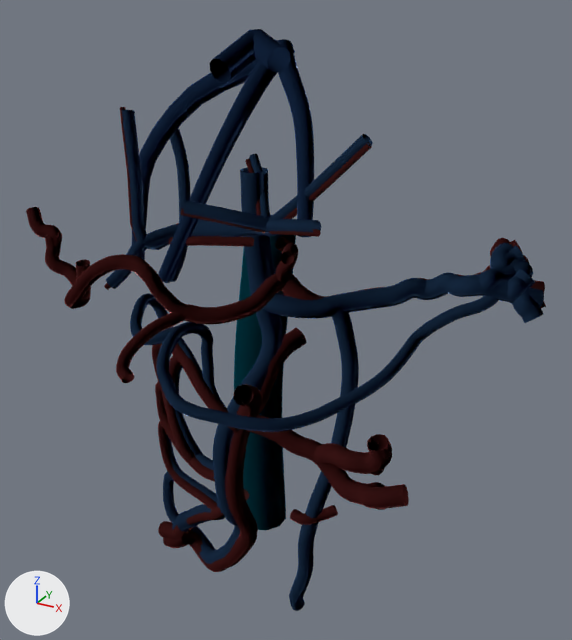
Renders of the glTF model assets/models/HepaticVessels.glb from each side of a commit.
Before and after are seen from a 50 mm lens placed at (15.0, -29.1, 126.9), pointed at (0.1, -2.0, 113.3). The axes (+X, +Y, +Z) are drawn at lower left. The lights are the same throughout. The older version comes first.

The scene before the commit, as lines of its bpy script (objects in view):
```python
ob_hepatic_veins = bpy.data.objects.new('Hepatic veins', me_hepatic_veins)
ob_hepatic_veins.location = (0.0, 0.0, 0.0)
ob_hepatic_veins_spline_2 = bpy.data.objects.new('Hepatic veins_spline_2', me_hepatic_veins_spline_2)
ob_hepatic_veins_spline_2.location = (0.0, 0.0, 0.0)
ob_left_gastro_omental_vein = bpy.data.objects.new('Left gastro-omental vein', me_left_gastro_omental_vein)
ob_left_gastro_omental_vein.location = (0.0, 0.0, 0.0)
ob_middle_hepatic_vein = bpy.data.objects.new('Middle_hepatic_vein', me_middle_hepatic_vein)
ob_middle_hepatic_vein.location = (0.0, 0.0, 0.0)
ob_proper_hepatic_artery = bpy.data.objects.new('Proper hepatic artery', me_proper_hepatic_artery)
ob_proper_hepatic_artery.location = (0.0, 0.0, 0.0)
ob_proper_hepatic_artery_spline_3 = bpy.data.objects.new('Proper hepatic artery_spline_3', me_proper_hepatic_artery_spline_3)
ob_proper_hepatic_artery_spline_3.location = (0.0, 0.0, 0.0)
ob_right_gastro_omental_vein = bpy.data.objects.new('Right gastro-omental vein', me_right_gastro_omental_vein)
ob_right_gastro_omental_vein.location = (0.0, 0.0, 0.0)
ob_right_gastro_omental_vein_spline_2 = bpy.data.objects.new('Right gastro-omental vein_spline_2', me_right_gastro_omental_vein_spline_2)
ob_right_gastro_omental_vein_spline_2.location = (0.0, 0.0, 0.0)
ob_superior_mesenteric_artery_spline_5 = bpy.data.objects.new('Superior mesenteric artery_spline_5', me_superior_mesenteric_artery_spline_5)
ob_superior_mesenteric_artery_spline_5.location = (0.0, 0.0, 0.0)
# also in view: 'Superior mesenteric vein' at (-3.1, -3.3, 106.6); 'Right_hepatic_vein' at (-4.4, -1.1, 119.3); 'Superior mesenteric artery_spline_7' at (4.4, -4.6, 109.6); 'Portal_vein_segment_II' at (2.9, -4.9, 120.2); 'Right colic artery' at (-3.9, -3.6, 107.5)
```
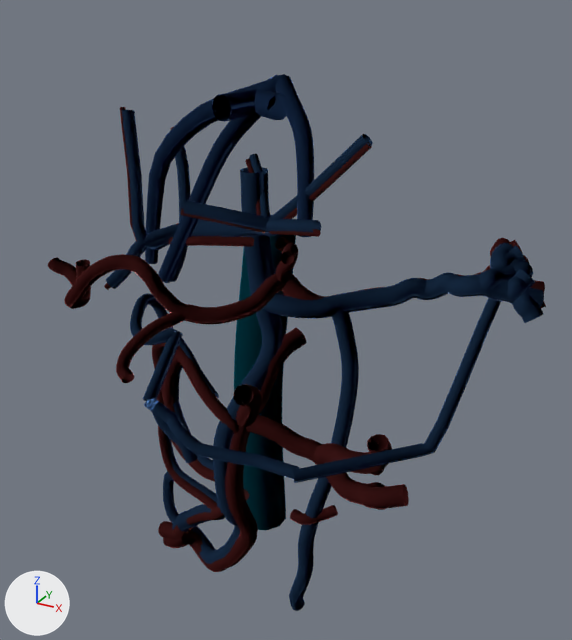
Location of each change, (x1, y1, x2, y2) in pixels of the pictures (572 x 640 px; the box of a moved part takes in the faces that stretch with it):
'Left gastro-omental vein', reshaped (10% wider, 45% taller): before (310, 296, 499, 423); after (293, 298, 501, 483)
'Right gastro-omental vein', reshaped (27% shorter): before (156, 322, 314, 432); after (144, 399, 300, 479)
'Right_hepatic_vein', reshaped: before (132, 50, 295, 260); after (145, 77, 272, 264)
'Middle_hepatic_vein', reshaped (14% shorter): before (158, 40, 282, 283); after (158, 75, 281, 283)
'Proper hepatic artery', reshaped (13% narrower, 43% shorter): before (26, 207, 188, 316); after (48, 254, 188, 316)
'Left_hepatic_vein', reshaped: before (278, 39, 314, 237); after (275, 74, 314, 237)
'Hepatic veins_spline_2', reshaped (37% shorter): before (209, 30, 256, 83); after (211, 89, 258, 122)
'Right gastro-omental vein_spline_2', reshaped (8% wider, 106% taller): before (130, 293, 179, 345); after (130, 293, 183, 401)
'Hepatic veins', reshaped: before (253, 29, 291, 73); after (255, 89, 287, 120)
'Proper hepatic artery_spline_3', deleted: before (45, 234, 60, 248)
part 6 of me_proper_hepatic_artery, cut back: before (26, 207, 62, 268); after (48, 257, 59, 268)
part 7 of me_middle_hepatic_vein, moved or reshaped: before (189, 40, 282, 204); after (188, 75, 281, 204)

The change, as a list of edits to the scene's bpy script:
```text
Change me_right_gastro_omental_vein:
    remove me_right_gastro_omental_vein.from_pydata(...)  # 1030 vertices, 2040 faces; spans x -3.38..3.72, y -8.14..-3.36, z 108.98..113.6
    add me_right_gastro_omental_vein.from_pydata(...)  # 1030 vertices, 2040 faces; spans x -3.23..3.56, y -8.14..-7.25, z 109.01..111.45
    me_right_gastro_omental_vein part 1: 1030 of 1030 vertices moved; they spanned x -3.38..3.72, y -8.14..-3.36, z 108.98..113.6 and now span x -3.23..3.56, y -8.14..-7.25, z 109.01..111.45; mean shift (0.0, -1.79, -1.14)
Change me_right_gastro_omental_vein_spline_2:
    remove me_right_gastro_omental_vein_spline_2.from_pydata(...)  # 370 vertices, 720 faces; spans x -6.8..-2.95, y -6.01..-1.99, z 111.04..113.62
    add me_right_gastro_omental_vein_spline_2.from_pydata(...)  # 370 vertices, 720 faces; spans x -6.81..-2.87, y -7.67..-1.98, z 111.05..113.61
    me_right_gastro_omental_vein_spline_2 part 2: 370 of 370 vertices moved; they spanned x -6.8..-2.95, y -6.01..-1.99, z 111.04..113.62 and now span x -6.81..-2.87, y -7.67..-1.98, z 111.05..113.61; mean shift (0.0, -0.06, -0.06)
Change me_left_gastro_omental_vein:
    remove me_left_gastro_omental_vein.from_pydata(...)  # 550 vertices, 1080 faces; spans x 3.39..8.79, y -6.54..-0.71, z 111.58..116.11
    add me_left_gastro_omental_vein.from_pydata(...)  # 550 vertices, 1080 faces; spans x 3.4..8.72, y -7.94..0.73, z 109.81..116.18
    me_left_gastro_omental_vein part 3: 550 of 550 vertices moved; they spanned x 3.39..8.79, y -6.54..-0.71, z 111.58..116.11 and now span x 3.4..8.72, y -7.94..0.73, z 109.81..116.18; mean shift (0.0, -1.77, -2.44)
Change me_hepatic_veins:
    remove me_hepatic_veins.from_pydata(...)  # 70 vertices, 120 faces; spans x -1.77..0.29, y -2.83..-1.08, z 123.44..124.88
    add me_hepatic_veins.from_pydata(...)  # 70 vertices, 120 faces; spans x -1.75..0.26, y -2.83..-1.08, z 121.72..122.68
    me_hepatic_veins part 4: the whole mesh is multiplied about its middle by the matrix ((0.937, 0.037, -0.239), (0.037, 0.978, 0.143), (0.25, -0.149, 0.957)), then moved by (0.0, 0.0, -1.96)
Change me_hepatic_veins_spline_2:
    remove me_hepatic_veins_spline_2.from_pydata(...)  # 70 vertices, 120 faces; spans x -2.27..-1.0, y -3.84..-1.31, z 123.1..124.86
    add me_hepatic_veins_spline_2.from_pydata(...)  # 70 vertices, 120 faces; spans x -2.27..-1.0, y -3.7..-1.44, z 121.72..122.68
    me_hepatic_veins_spline_2 part 5: the whole mesh is multiplied about its middle by the matrix ((0.997, -0.019, 0.047), (-0.019, 0.857, 0.35), (-0.051, -0.379, 0.924)), then moved by (0.0, 0.0, -1.78)
Change me_proper_hepatic_artery:
    remove me_proper_hepatic_artery.from_pydata(...)  # 730 vertices, 1440 faces; spans x -11.45..-1.98, y -7.6..-4.36, z 114.23..117.43
    add me_proper_hepatic_artery.from_pydata(...)  # 490 vertices, 960 faces; spans x -9.35..-1.98, y -7.6..-5.33, z 114.23..116.8
    me_proper_hepatic_artery part 6
    240 vertices are removed from x -11.45..-9.03, y -5.99..-4.36, z 115.37..117.43
    480 faces are deleted
    10 vertices move from x -9.37..-8.98, y -6.06..-5.48, z 115.28..115.75 to x -9.35..-9.0, y -6.07..-5.47, z 115.27..115.75
Change me_middle_hepatic_vein:
    remove me_middle_hepatic_vein.from_pydata(...)  # 170 vertices, 320 faces; spans x -4.05..-0.32, y -5.47..-0.42, z 115.38..124.51
    add me_middle_hepatic_vein.from_pydata(...)  # 170 vertices, 320 faces; spans x -4.05..-0.34, y -5.47..-0.48, z 115.38..123.2
    me_middle_hepatic_vein part 7: 118 of 170 vertices moved; they spanned x -3.11..-0.32, y -4.42..-0.42, z 118.29..124.51 and now span x -3.11..-0.34, y -4.42..-0.48, z 118.32..123.2; mean shift (0.0, 0.0, -0.56); largest move (-0.53, -0.53, 123.89) -> (-0.58, -0.62, 122.4)
Change me_right_hepatic_vein:
    remove me_right_hepatic_vein.from_pydata(...)  # 160 vertices, 300 faces; spans x -8.48..-0.23, y -1.99..-0.28, z 114.16..124.43
    add me_right_hepatic_vein.from_pydata(...)  # 160 vertices, 300 faces; spans x -7.68..-0.29, y -1.99..-0.28, z 114.45..123.09
    me_right_hepatic_vein part 8: 160 of 160 vertices moved; they spanned x -8.48..-0.23, y -1.99..-0.28, z 114.16..124.43 and now span x -7.68..-0.29, y -1.99..-0.28, z 114.45..123.09; mean shift (0.49, 0.0, -0.51)
Change me_left_hepatic_vein:
    remove me_left_hepatic_vein.from_pydata(...)  # 170 vertices, 320 faces; spans x -1.11..3.04, y -5.81..-0.45, z 118.35..124.52
    add me_left_hepatic_vein.from_pydata(...)  # 170 vertices, 320 faces; spans x -1.08..3.04, y -5.82..-0.5, z 118.35..123.21
    me_left_hepatic_vein part 9: 158 of 170 vertices moved; they spanned x -1.11..2.95, y -5.62..-0.45, z 118.65..124.52 and now span x -1.08..2.95, y -5.62..-0.5, z 118.66..123.21; mean shift (0.0, 0.0, -0.6); largest move (-0.98, -0.62, 123.88) -> (-0.88, -0.74, 122.39)
Remove ob_proper_hepatic_artery_spline_3:
    ob_proper_hepatic_artery_spline_3 = bpy.data.objects.new('Proper hepatic artery_spline_3', me_proper_hepatic_artery_spline_3)
```
